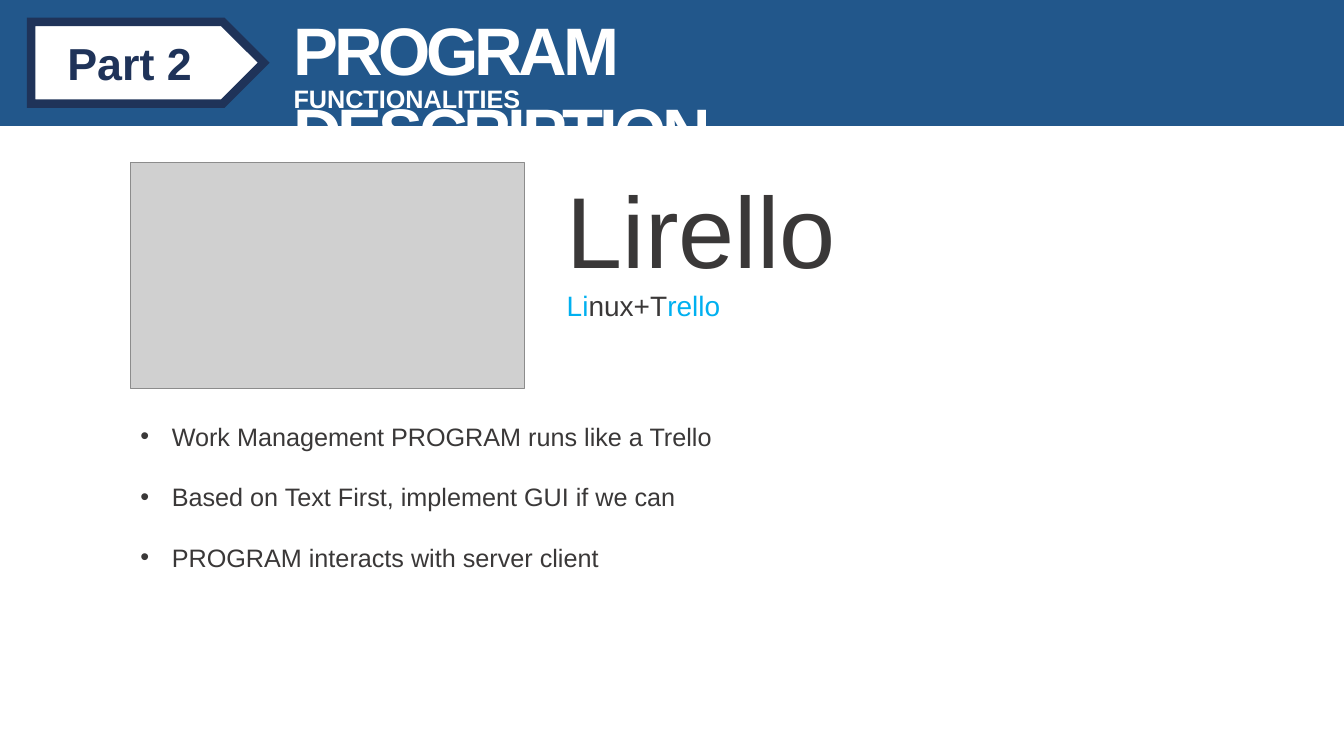
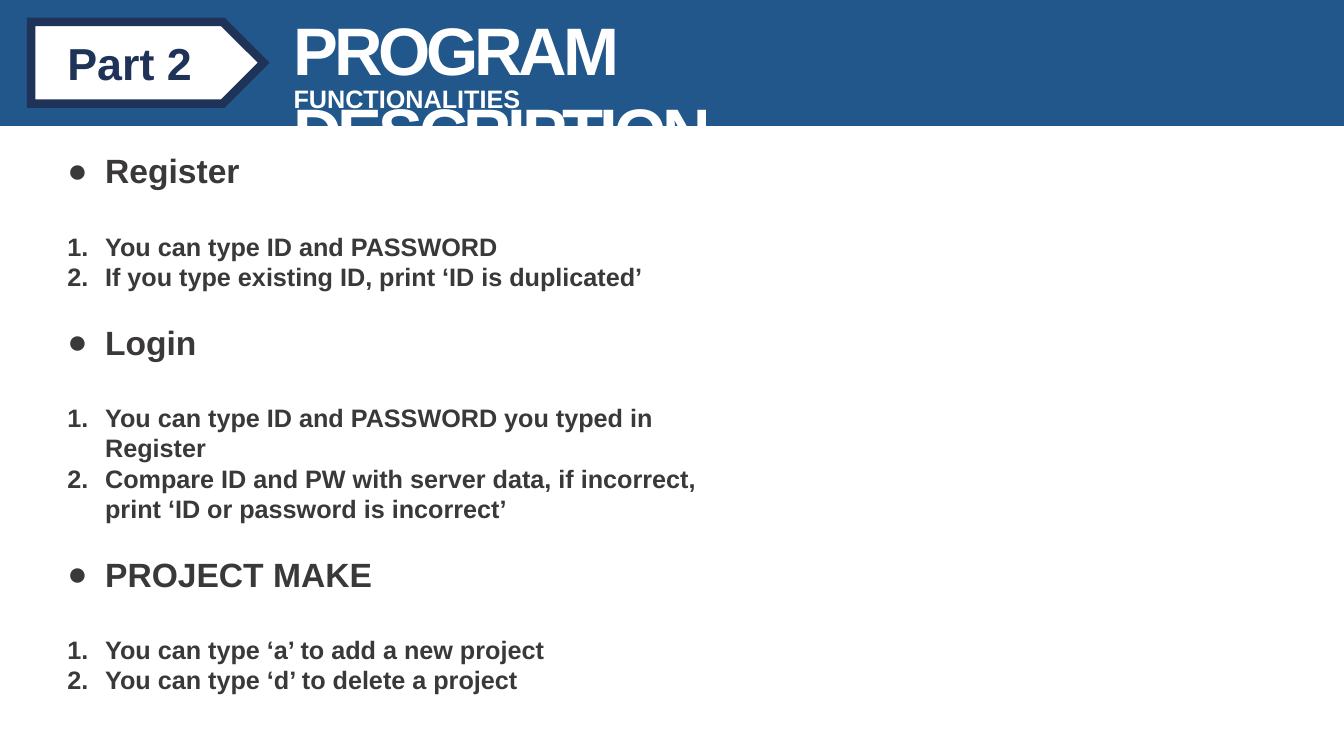
Before and after one commit to sysprogramming/sysproj, a slide deck: slide 10 of TEAM 11.pptx. Drawn at 1344x756 pixels with LibreOffice and Linux fonts; fonts in the diff are those of the drawing; grey boxes stand for pictures. Boxes give left, top, right and bottom in pixels: in the first picture for what was removed or moved away, otherwise in the second. Text is boxed around its words. In the diff, an @@ line names an element or a change of style, - is before the commit and + after.

```diff
--- a/TEAM 11.pptx
+++ b/TEAM 11.pptx
@@ text added at bbox=[105, 158, 696, 695], 18 pt, text #3A3838, bold @@
+● Register
+1. You can type ID and PASSWORD
+2. If you type existing ID, print ‘ID is duplicated’
+● Login
+1. You can type ID and PASSWORD you typed in Register
+2. Compare ID and PW with server data, if incorrect, print ‘ID or password is incorrect’
+● PROJECT MAKE
+1. You can type ‘a’ to add a new project
+2. You can type ‘d’ to delete a project
@@ picture removed at bbox=[130, 162, 524, 388] @@
@@ text removed at bbox=[567, 195, 836, 317] @@
-Lirello
-Linux+Trello
@@ text removed at bbox=[172, 427, 712, 568] @@
-• Work Management PROGRAM runs like a Trello
-• Based on Text First, implement GUI if we can
-• PROGRAM interacts with server client
```
Also in this commit, not shown: 2 other slides changed, 2 slides added, 15 slides removed.
